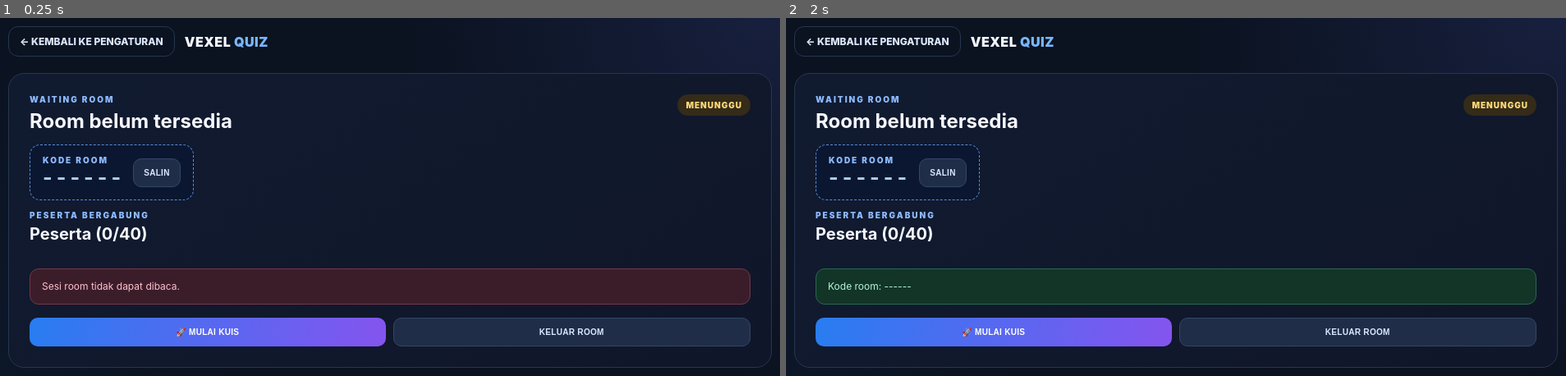
Above: before the commit, frames 1-2 (left to right).
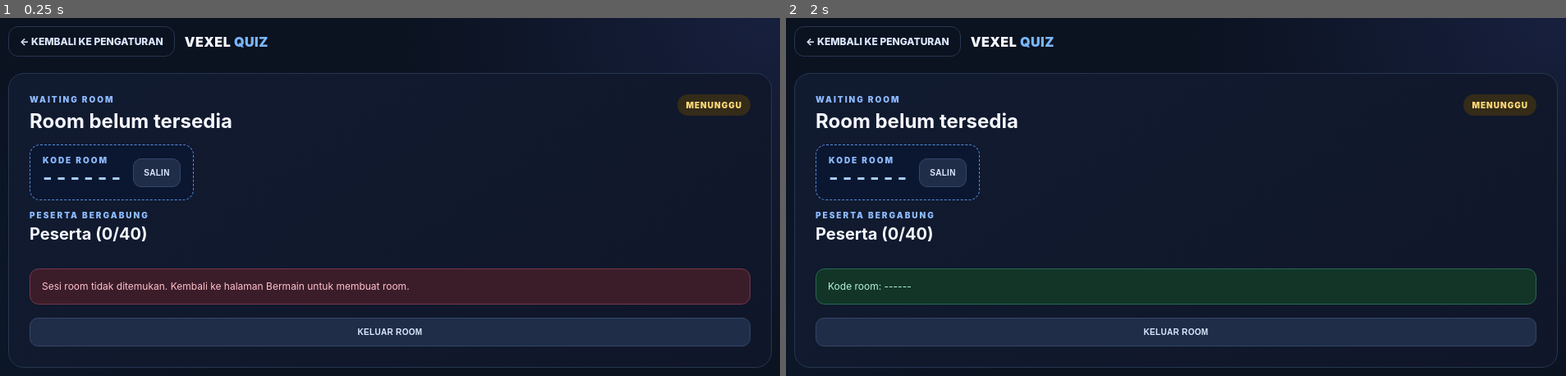
Above: after the commit, the same moments.

Repository: vexelkang-cell/gamepai
Game: browser game, page vexel-quiz/guru/tugas/bermain/room/index.html
The game is run twice, just before and just after one commit, with the same random seed, the same clock (stepped at 60 frames per second) and the same inputs.
Inputs:
- Up to frame 1 (0.25 s): no input
- Up to frame 2 (2 s): click "KELUAR ROOM" at 1.27 s; click "SALIN" at 1.87 s

The runs differ from the first frame. In frame 1, 4.2% of the frame differs, in the area x 3-78%, y 73-92%; in frame 2, 3.9%.

Commit message:
Fix missing lobby subtitle element reference

Diff:
--- a/vexel-quiz/guru/tugas/bermain/room/index.html
+++ b/vexel-quiz/guru/tugas/bermain/room/index.html
@@ -411,7 +411,6 @@
  $("lobbyTitle").textContent=room.roomName;
  const scheduledAt=room.scheduledAt?new Date(room.scheduledAt):null;
  const waitingForSchedule=!!(scheduledAt&&scheduledAt.getTime()>Date.now());
- $("lobbySubtitle").textContent="Host: "+room.hostName+" • "+(room.subject||"Kuis")+(waitingForSchedule?" • Mulai: "+scheduledAt.toLocaleString("id-ID",{dateStyle:"medium",timeStyle:"short"}):"");
  $("roomCodeText").textContent=room.code;
  const participants=players.filter(p=>p.role!=="host");
  $("playerCount").textContent="Peserta ("+participants.length+"/40)";
@@ -473,7 +472,6 @@
   connectLobbySocket();refreshLobby();sendLobbyHeartbeat();startLobbyWatchers();
  }else{
   $("lobbyPanel").style.display="block";$("lobbyTitle").textContent="Room belum tersedia";
-  $("lobbySubtitle").textContent="Silakan buat room dari halaman pengaturan kuis.";
   $("lobbyMessage").textContent="Sesi room tidak ditemukan. Kembali ke halaman Bermain untuk membuat room.";
   $("lobbyMessage").className="lobby-message show";$("startRoom").style.display="none";
  }
